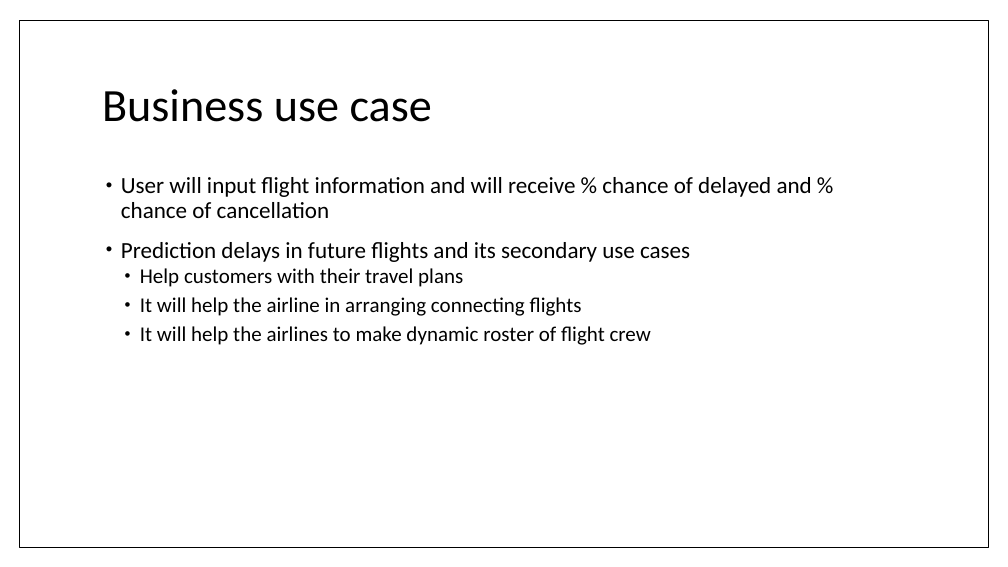
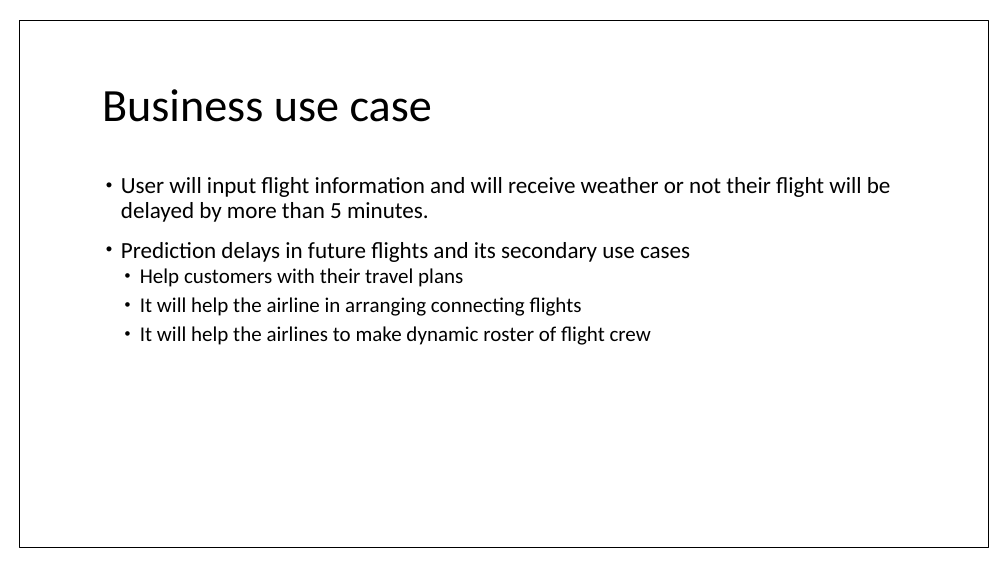
Before and after one commit to RoAjinkya/FlightDelay, a slide deck: slide 2 of docs/Final Presentation_FlightDelay.pptx. Drawn at 1008x567 pixels with LibreOffice and Linux fonts; fonts in the diff are those of the drawing. Boxes give left, top, right and bottom in pixels: in the first picture for what was removed or moved away, otherwise in the second. Text is boxed around its words. In the diff, an @@ line names an element or a change of style, - is before the commit and + after.

```diff
--- a/docs/Final Presentation_FlightDelay.pptx
+++ b/docs/Final Presentation_FlightDelay.pptx
@@ text at [121, 177, 891, 222]: text changed @@
-• User will input flight information and will receive % chance of delayed and % chance of cancellation
+• User will input flight information and will receive weather or not their flight will be delayed by more than 5 minutes.
```
Also in this commit, not shown: 3 other slides changed, 2 slides added, 15 other files.
